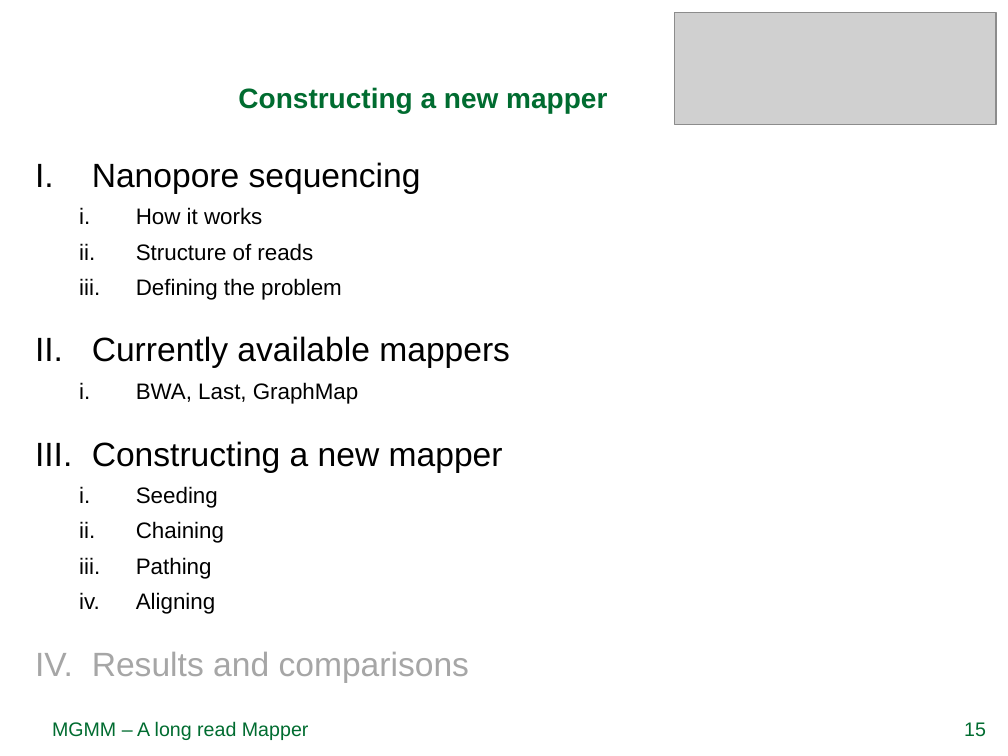
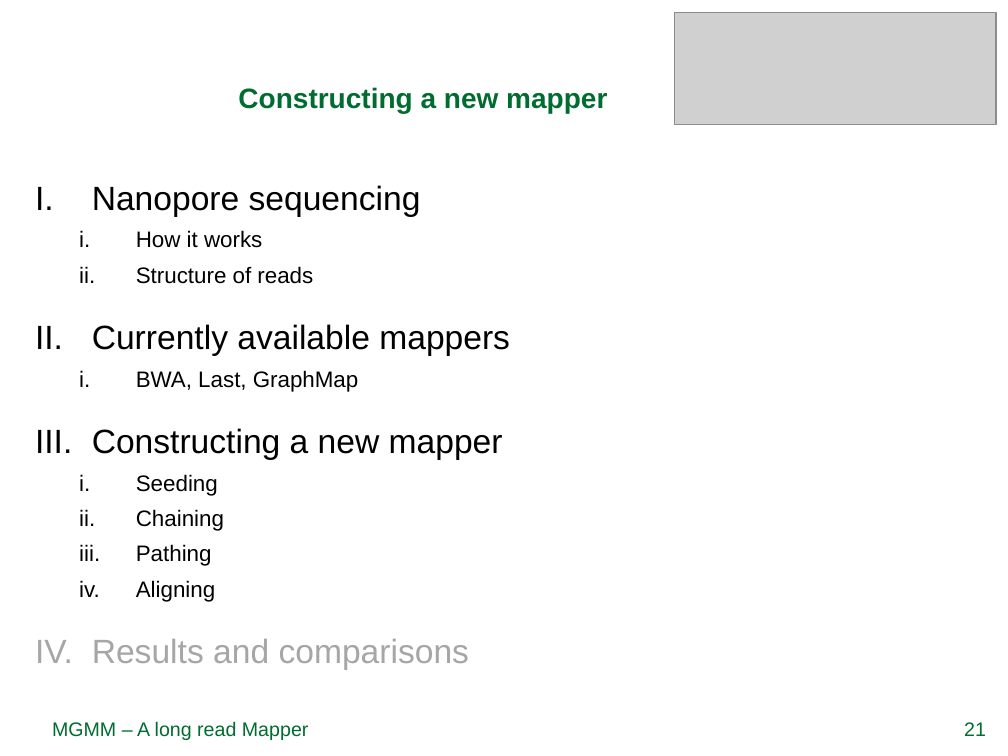
Before and after one commit to rfechtner/minions, a slide deck: slide 21 of Präsentation.pptx (slide 15 before the commit). Drawn at 1008x756 pixels with LibreOffice and Linux fonts; fonts in the diff are those of the drawing; grey boxes stand for pictures; background and template pictures are left out. Boxes give left, top, right and bottom in pixels: in the first picture for what was removed or moved away, otherwise in the second. Text is boxed around its words. In the diff, an @@ line names an element or a change of style, - is before the commit and + after.

```diff
--- a/Präsentation.pptx
+++ b/Präsentation.pptx
@@ text "Nanopore sequencing": place and size @@
-text "Nanopore sequencing" at (92, 162, 510, 683)
+text "Nanopore sequencing" at (92, 185, 510, 670)
@@ text at (136, 278, 342, 300): paragraph removed @@
-  iii. Defining the problem
@@ page number at (964, 722, 986, 736): text changed @@
-15
+21
```
Also in this commit, not shown: 7 other slides changed, 7 slides added, 1 slide removed.
